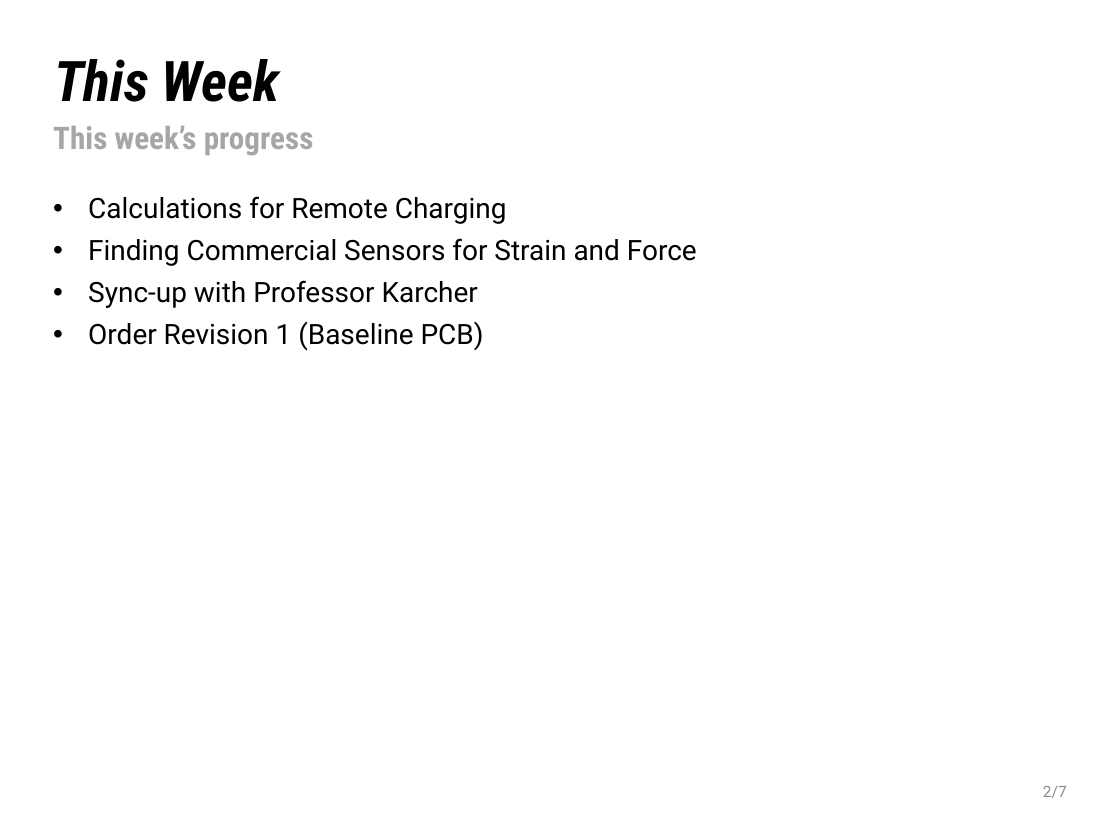
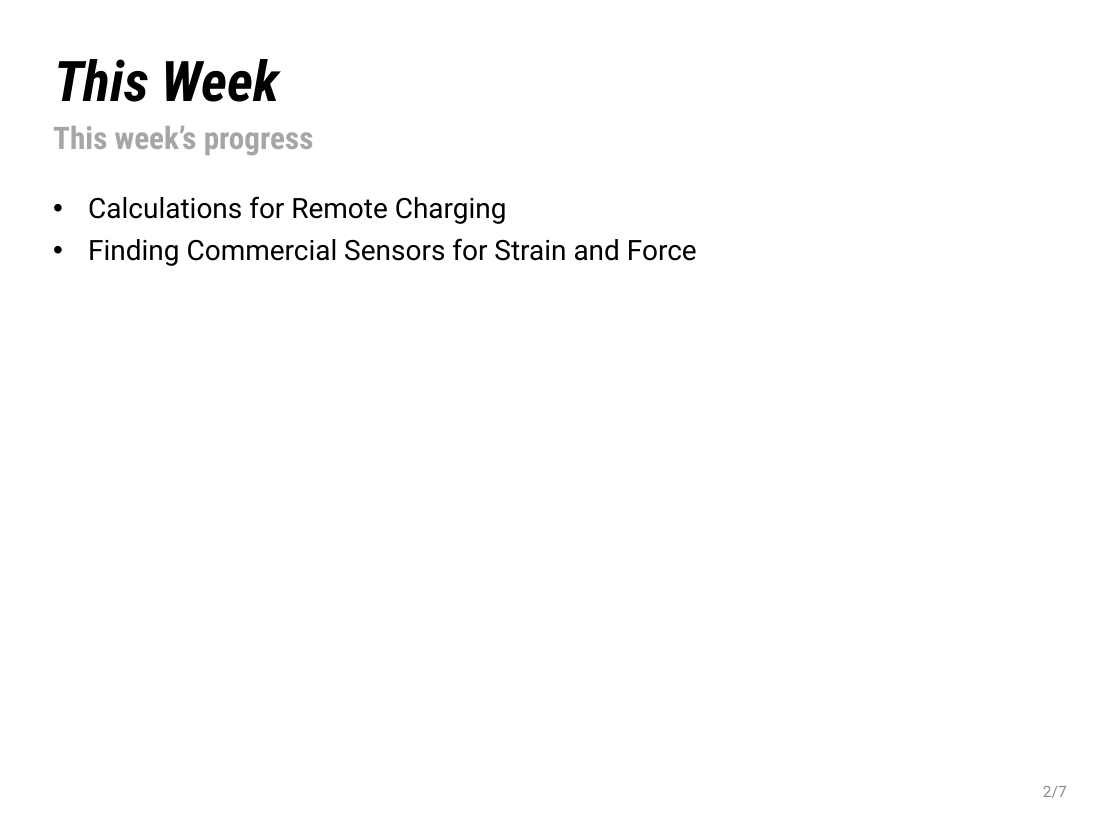
Before and after one commit to NHuang58/Biomedical_Device_PCB, a slide deck: slide 2 of Documentation/Slides/Week_9.pptx. Drawn at 1120x840 pixels with LibreOffice and Linux fonts; fonts in the diff are those of the drawing; background and template pictures are left out. Boxes give left, top, right and bottom in pixels: in the first picture for what was removed or moved away, otherwise in the second. Text is boxed around its words. In the diff, an @@ line names an element or a change of style, - is before the commit and + after.

```diff
--- a/Documentation/Slides/Week_9.pptx
+++ b/Documentation/Slides/Week_9.pptx
@@ text at (x1=88, y1=280, x2=484, y2=351): paragraphs removed @@
-• Sync-up with Professor Karcher
-• Order Revision 1 (Baseline PCB)
```
Also in this commit, not shown: 3 other slides changed, 1 slide added, 3 other files.
